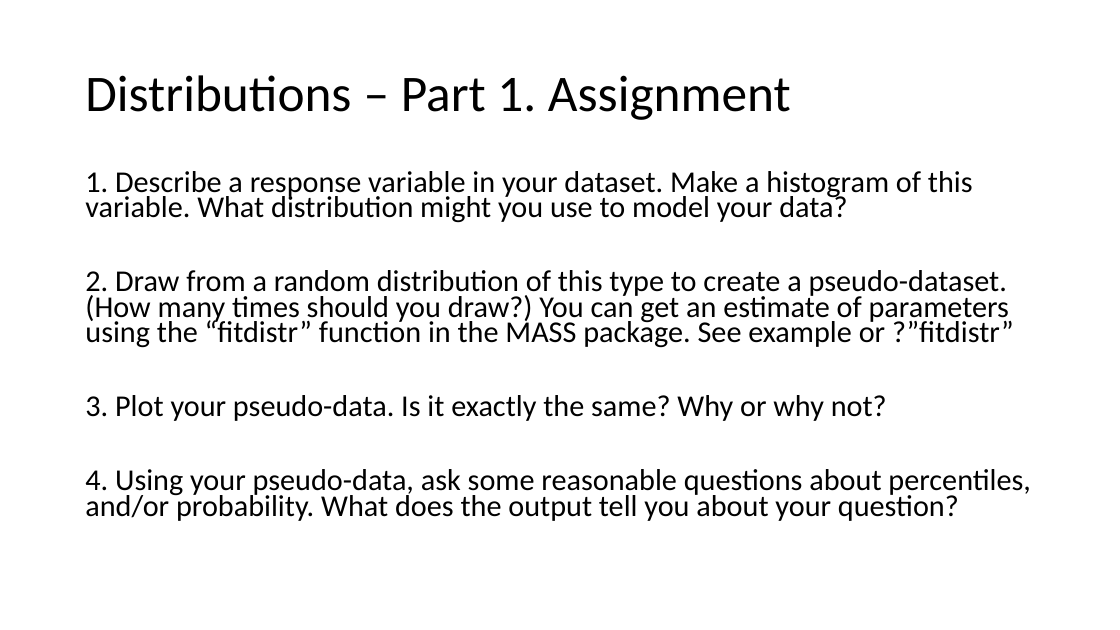
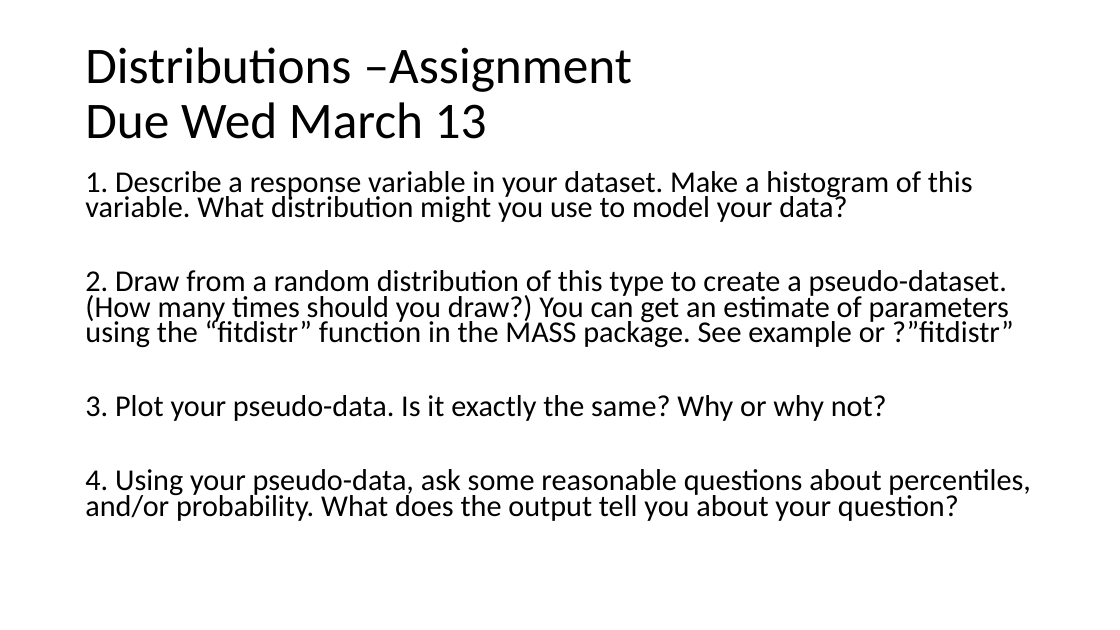
Before and after one commit to VTQuantMethodsEEB/klangwig, a slide deck: slide 5 of lectures/ex6_rev_distributions.pptx. Drawn at 1120x630 pixels with LibreOffice and Linux fonts; fonts in the diff are those of the drawing. Boxes give left, top, right and bottom in pixels: in the first picture for what was removed or moved away, otherwise in the second. Text is boxed around its words. In the diff, an @@ line names an element or a change of style, - is before the commit and + after.

Commit message:
sending week 11 and week 10 assignment update

```diff
--- a/lectures/ex6_rev_distributions.pptx
+++ b/lectures/ex6_rev_distributions.pptx
@@ title at <box>85,47,632,139</box>: text changed @@
-Distributions – Part 1. Assignment
+Distributions –Assignment
+Due Wed March 13
```
Also in this commit, not shown: 1 other slide changed, 1 slide added, 1 slide removed, 13 other files.
